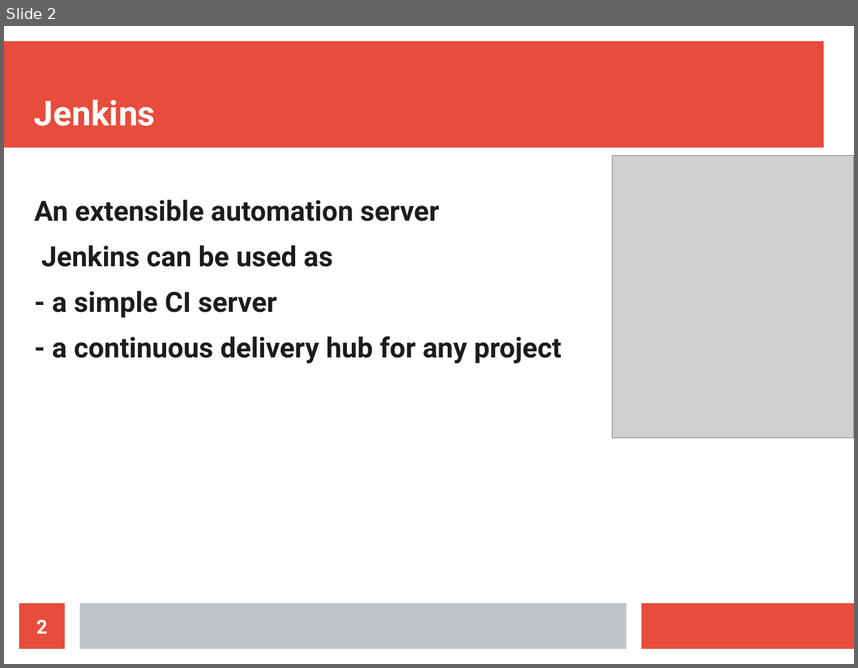
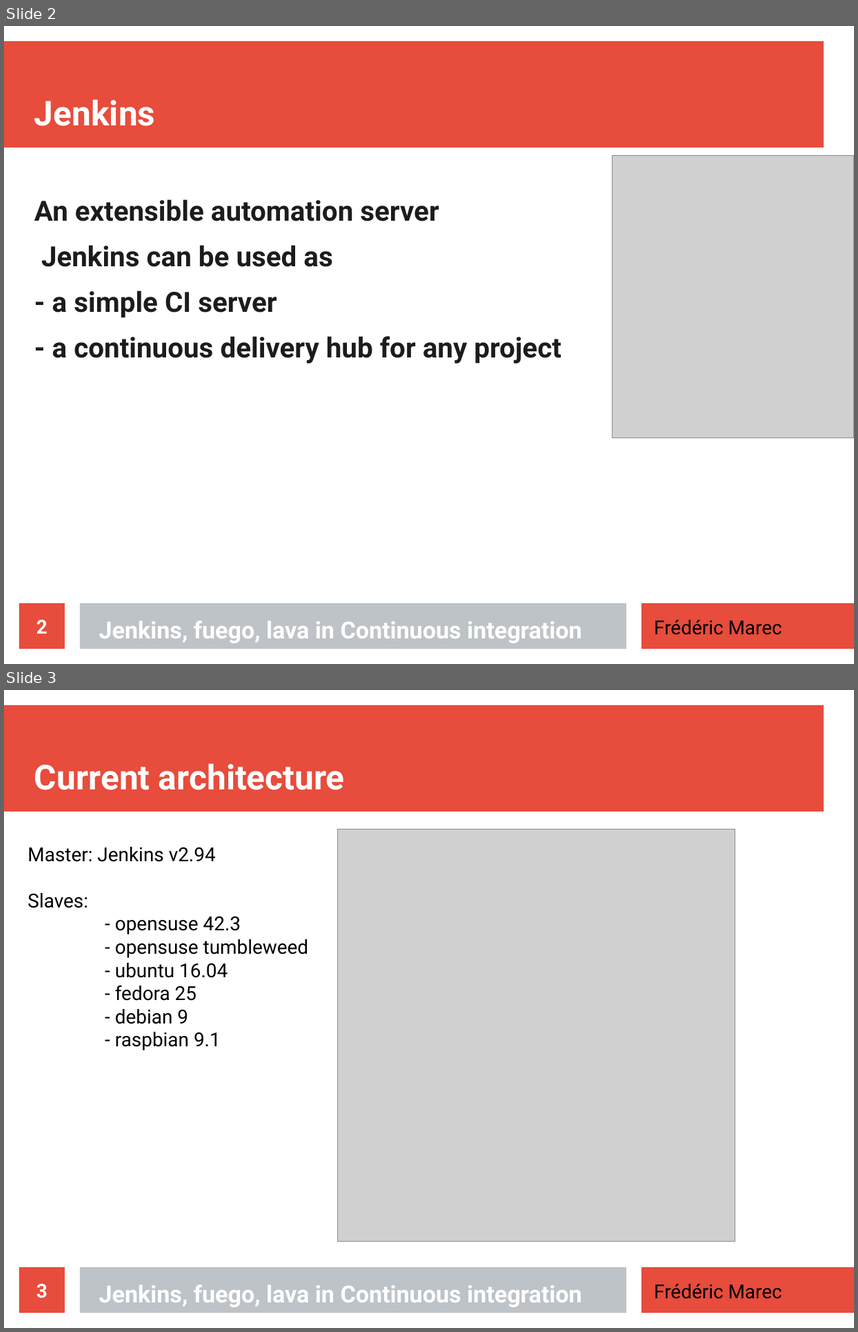
Before and after one commit to DDTLK/review, a slide deck: CI-presentation.odp. Shown one above the other, each under a label of ours: slide 2 before the commit, slides 2 and 3 after it. The pictures are 858x668 and 858x1332 pixels, drawn with LibreOffice and Linux fonts; fonts in the diff are those of the drawing; grey boxes stand for pictures. Boxes give left, top, right and bottom in pixels: in the first picture for what was removed or moved away, otherwise in the second. Text is boxed around its words. In the diff, an @@ line names an element or a change of style, - is before the commit and + after.

```diff
--- a/CI-presentation.odp
+++ b/CI-presentation.odp
@@ slide 3 added at (x1=4, y1=690, x2=854, y2=1328), background #FFFFFF; not listed: 3 template elements that a slide beside it also shows @@
@@ title added at (x1=34, y1=763, x2=345, y2=790), 32 pt, text #FFFFFF, bold @@
+Current architecture
@@ picture added at (x1=338, y1=829, x2=736, y2=1241) @@
@@ text added at (x1=27, y1=847, x2=309, y2=1050), 18 pt, text #000000 @@
+Master: Jenkins v2.94
+Slaves:
+- opensuse 42.3
+- opensuse tumbleweed
+- ubuntu 16.04
+- fedora 25
+- debian 9
+- raspbian 9.1
@@ page number added at (x1=19, y1=1267, x2=65, y2=1312), fill #E74C3C, 18 pt, text #FFFFFF, bold @@
+3
@@ title added at (x1=99, y1=1284, x2=582, y2=1307), 22 pt, text #FFFFFF, bold @@
+Jenkins, fuego, lava in Continuous integration
@@ text added at (x1=654, y1=1283, x2=782, y2=1299), 18 pt, text #000000 @@
+Frédéric Marec
@@ slide 2 changed as well @@
@@ title added at (x1=99, y1=620, x2=582, y2=643), 22 pt, text #FFFFFF, bold @@
+Jenkins, fuego, lava in Continuous integration
@@ text added at (x1=654, y1=619, x2=782, y2=635), 18 pt, text #000000 @@
+Frédéric Marec
```
Also in this commit, not shown: 6 other slides changed, 2 slides removed, 1 other file.
